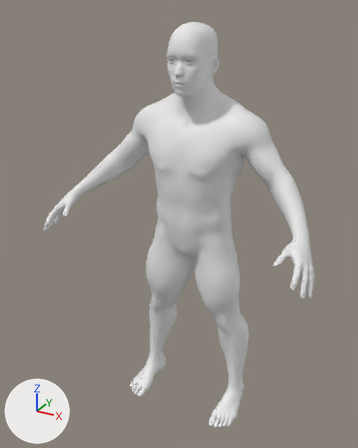
What one commit did to the glTF model game/assets/humans/dwarf_male_adolescent.glb.
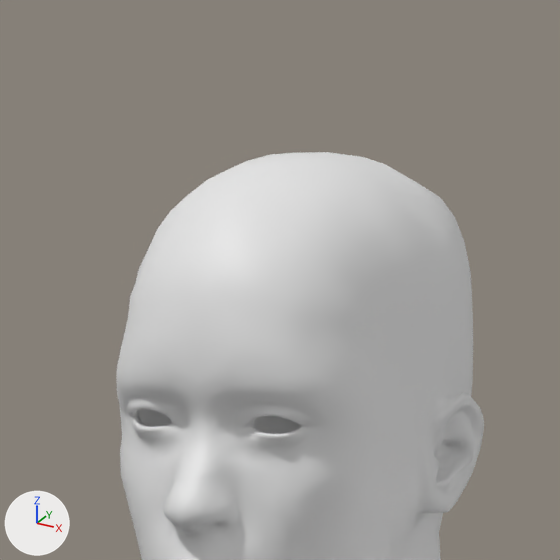
The first picture shows the older version from a 50 mm lens placed at (0.688, -1.383, 1.362), pointed at (-0.024, -0.089, 0.715). The close-ups show the older and then the newer version on the part from 42% to 64% of the width and 0% to 18% of the height of that picture. Only the edits that show in the close-ups are written down. The axes (+X, +Y, +Z) are drawn at lower left. The lights are the same throughout. Materials are left out; every surface is plain grey. Vertices at exactly the same position are counted once.

Script lines for the objects in view, before the commit:
```python
me_mesh_0 = bpy.data.meshes.new('Mesh_0')
me_mesh_0.from_pydata(...)  # 13380 vertices, 26756 faces; spans x -0.456..0.456, y -0.291..0.088, z 0.002..1.321
ob_body = bpy.data.objects.new('Body', me_mesh_0)
ob_body.location = (0.0, 0.0, 0.0)
```
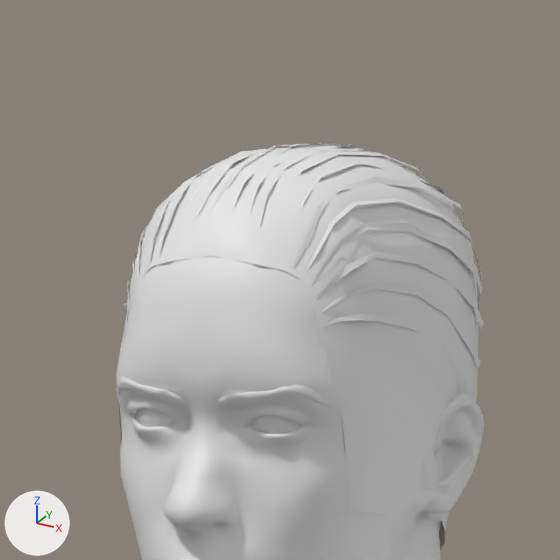
What differs and where, as boxes [x1, y1, x2, y2] in the close-ups (560 x 560 px):
'Body', reshaped
    before: [116, 152, 484, 560]
    after: [116, 142, 484, 560]
part 1 of me_mesh_0, added
    after: [117, 142, 484, 551]

The edits, one by one:
me_mesh_0 is used by ob_body; location (0.0, 0.0, 0.0).
me_mesh_0 had 13380 vertices, 26756 faces and spanned x -0.456..0.456, y -0.291..0.088, z 0.002..1.321.
me_mesh_0 now has 14465 vertices, 28170 faces and spans x -0.456..0.456, y -0.291..0.088, z 0.002..1.325.
me_mesh_0 part 1: 1085 vertices added at x -0.068..0.069, y -0.136..0.048, z 1.145..1.325.
